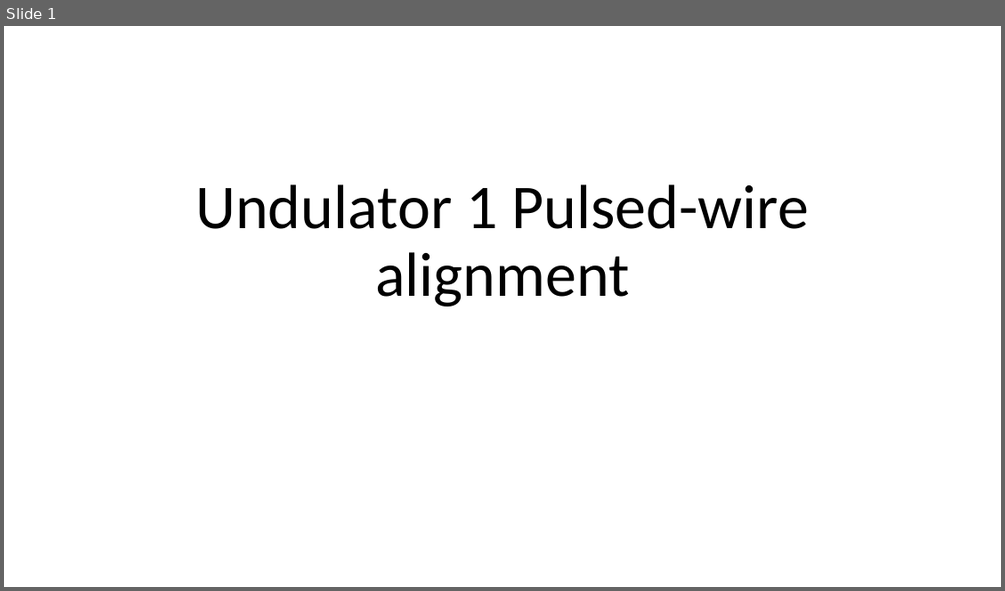
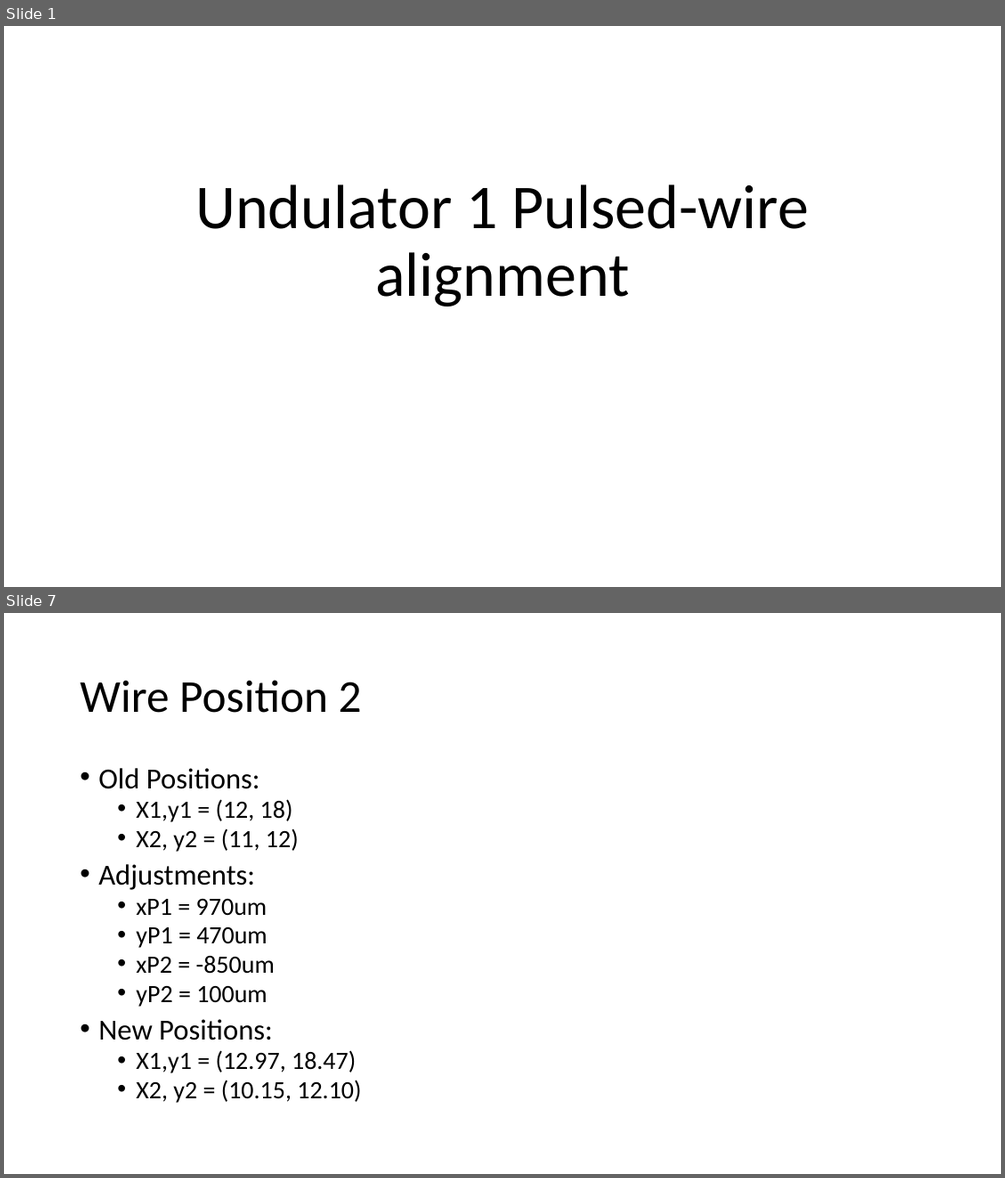
Before and after one commit to afisher000/Pulsed-Wire, a slide deck: Undulator 1 Pulsed-Wire Alignment Dec. 2022.pptx. Shown one above the other, each under a label of ours: slide 1 before the commit, slides 1 and 7 after it; the slides between them are not shown. The pictures are 1005x591 and 1005x1178 pixels, drawn with LibreOffice and Linux fonts; fonts in the diff are those of the drawing. Boxes give left, top, right and bottom in pixels: in the first picture for what was removed or moved away, otherwise in the second. Text is boxed around its words. In the diff, an @@ line names an element or a change of style, - is before the commit and + after.

```diff
--- a/Undulator 1 Pulsed-Wire Alignment Dec. 2022.pptx
+++ b/Undulator 1 Pulsed-Wire Alignment Dec. 2022.pptx
@@ slide 7 added at box(4, 613, 1001, 1174), background #FFFFFF @@
@@ title added at box(80, 680, 362, 713), 44 pt, text #000000 @@
+Wire Position 2
@@ text added at box(98, 768, 361, 1103), 24 pt, text #000000 @@
+• Old Positions:
+  • X1,y1 = (12, 18)
+  • X2, y2 = (11, 12)
+• Adjustments:
+  • xP1 = 970um
+  • yP1 = 470um
+  • xP2 = -850um
+  • yP2 = 100um
+• New Positions:
+  • X1,y1 = (12.97, 18.47)
+  • X2, y2 = (10.15, 12.10)
```
Also in this commit, not shown: 1 slide changed, 4 other slides added, 1 slide removed, 3 other files.
